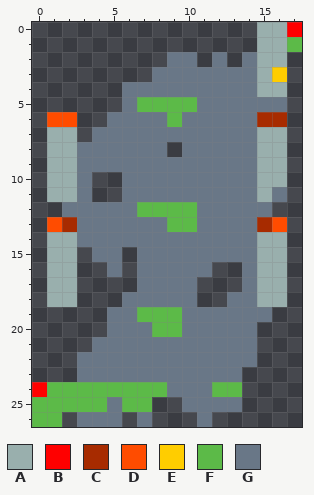
Pixel-art sprite, stored at Content/maps/map_23.png. The picture above was drawn from the file before the commit.
The file is 18x27 pixels.
Palette (. is transparent): A #99afad  B #ff0000  C #a72b00  D #ff4c00  E #ffcd00  F #5cba48  G #697787
Pixels before, first column x 0:
 0 ...............AAB
 1 ...............AAF
 2 .........GG.G.GAA.
 3 ........GGGGGGGAE.
 4 ......GGGGGGGGGAA.
 5 ......GFFFFGGGGGG.
 6 .DD..GGGGFGGGGGCC.
 7 .AA.GGGGGGGGGGGAA.
 8 .AAGGGGGG.GGGGGAA.
 9 .AAGGGGGGGGGGGGAA.
10 .AAG..GGGGGGGGGAA.
11 .AAG..GGGGGGGGGAG.
12 ..GGGGGFFFFGGGGG..
13 .DCGGGGGGFFGGGGCD.
14 .AAGGGGGGGGGGGGAA.
15 .AA.GG.GGGGGGGGAA.
16 .AA..G.GGGGG..GAA.
17 .AA....GGGG...GAA.
18 .AA...GGGGG..GGAA.
19 .....GGFFFGGGGGG..
20 .....GGGFFGGGGG...
21 ....GGGGGGGGGGG...
22 ...GGGGGGGGGGGG...
23 ...GGGGGGGGGGG....
24 BFFFFFFFFGGGFF....
25 FFFFFGFF..GGGG....
26 FF.GGG.G...G......
After:
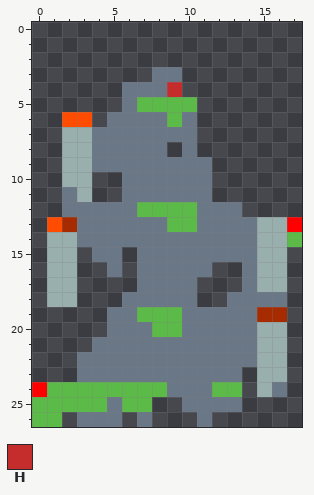
Colours new in this view: H #c42d2b
From old to new:
{"y":0,"x":15,"old":"AAB","new":"..."}
{"y":1,"x":15,"old":"AAF","new":"..."}
{"y":2,"x":9,"old":"GG","new":".."}
{"y":2,"x":12,"old":"G","new":"."}
{"y":2,"x":14,"old":"GAA","new":"..."}
{"y":3,"x":10,"old":"GGGGGAE","new":"......."}
{"y":4,"x":9,"old":"GGGGGGAA","new":"H......."}
{"y":5,"x":11,"old":"GGGGGG","new":"......"}
{"y":6,"x":1,"old":"D","new":"."}
{"y":6,"x":3,"old":".","new":"D"}
{"y":6,"x":11,"old":"GGGGCC","new":"......"}
{"y":7,"x":1,"old":"A","new":"."}
{"y":7,"x":3,"old":".","new":"A"}
{"y":7,"x":11,"old":"GGGGAA","new":"......"}
{"y":8,"x":1,"old":"A","new":"."}
{"y":8,"x":3,"old":"G","new":"A"}
{"y":8,"x":11,"old":"GGGGAA","new":"......"}
{"y":9,"x":1,"old":"A","new":"."}
{"y":9,"x":3,"old":"G","new":"A"}
{"y":9,"x":12,"old":"GGGAA","new":"....."}
{"y":10,"x":1,"old":"A","new":"."}
{"y":10,"x":3,"old":"G","new":"A"}
{"y":10,"x":12,"old":"GGGAA","new":"....."}
{"y":11,"x":1,"old":"AAG","new":".GA"}
{"y":11,"x":12,"old":"GGGAG","new":"....."}
{"y":12,"x":14,"old":"GG","new":".."}
{"y":13,"x":15,"old":"CD.","new":"AAB"}
{"y":14,"x":17,"old":".","new":"F"}
{"y":18,"x":15,"old":"AA","new":"GG"}
{"y":19,"x":15,"old":"G.","new":"CC"}
{"y":20,"x":15,"old":"..","new":"AA"}
{"y":21,"x":15,"old":"..","new":"AA"}
{"y":22,"x":15,"old":"..","new":"AA"}
{"y":23,"x":15,"old":"..","new":"AA"}
{"y":24,"x":15,"old":"..","new":"AG"}
